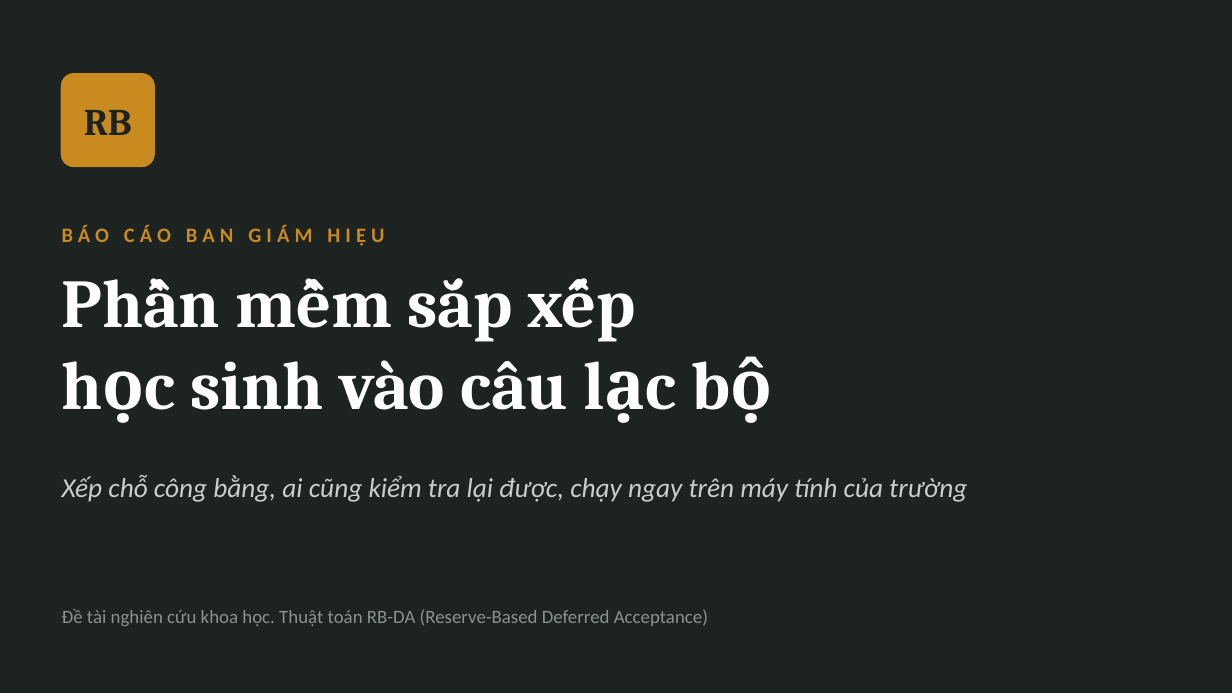
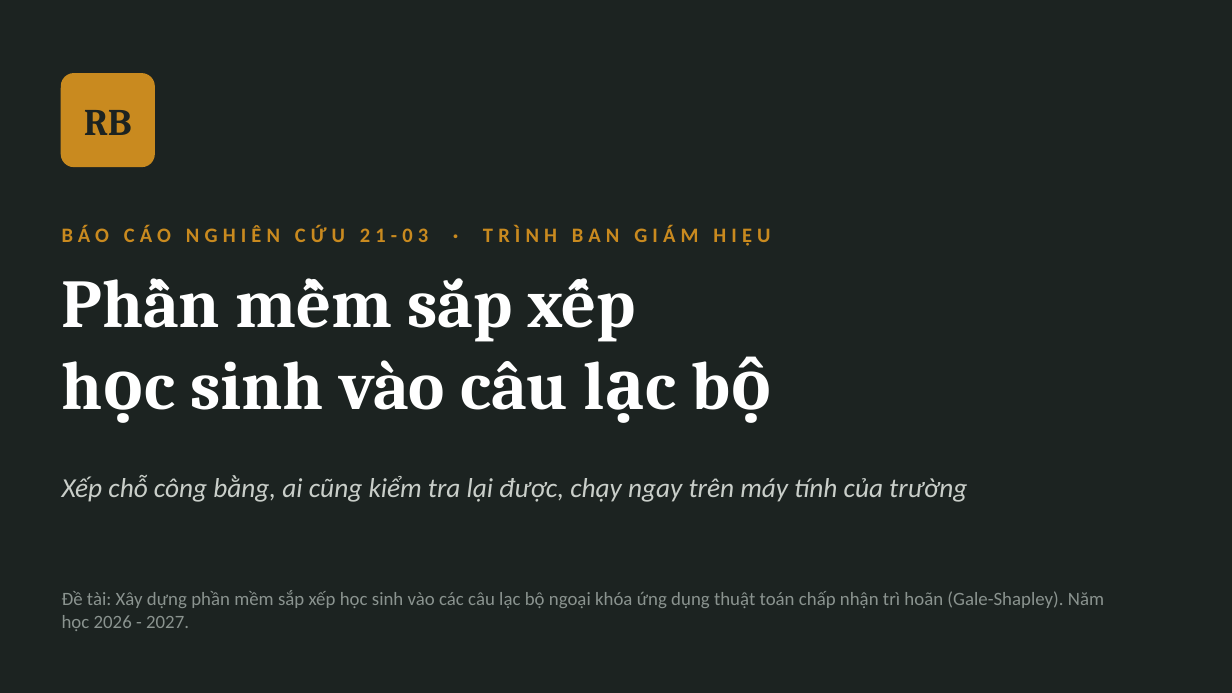
Before and after one commit to nguyenphanvantruong6969-arch/rbda-kiosk, a slide deck: slide 1 of TRINH_BAY_BAN_GIAM_HIEU.pptx. Drawn at 1232x693 pixels with LibreOffice and Linux fonts; fonts in the diff are those of the drawing. Boxes give left, top, right and bottom in pixels: in the first picture for what was removed or moved away, otherwise in the second. Text is boxed around its words. In the diff, an @@ line names an element or a change of style, - is before the commit and + after.

```diff
--- a/TRINH_BAY_BAN_GIAM_HIEU.pptx
+++ b/TRINH_BAY_BAN_GIAM_HIEU.pptx
@@ text at (62,225,770,246): text changed @@
-BÁO CÁO BAN GIÁM HIỆU
+BÁO CÁO NGHIÊN CỨU 21-03 · TRÌNH BAN GIÁM HIỆU
@@ text at (62,590,1104,631): text changed @@
-Đề tài nghiên cứu khoa học. Thuật toán RB-DA (Reserve-Based Deferred Acceptance)
+Đề tài: Xây dựng phần mềm sắp xếp học sinh vào các câu lạc bộ ngoại khóa ứng dụng thuật toán chấp nhận trì hoãn (Gale-Shapley). Năm học 2026 - 2027.
```
Also in this commit, not shown: 10 other slides changed, 2 slides added.
